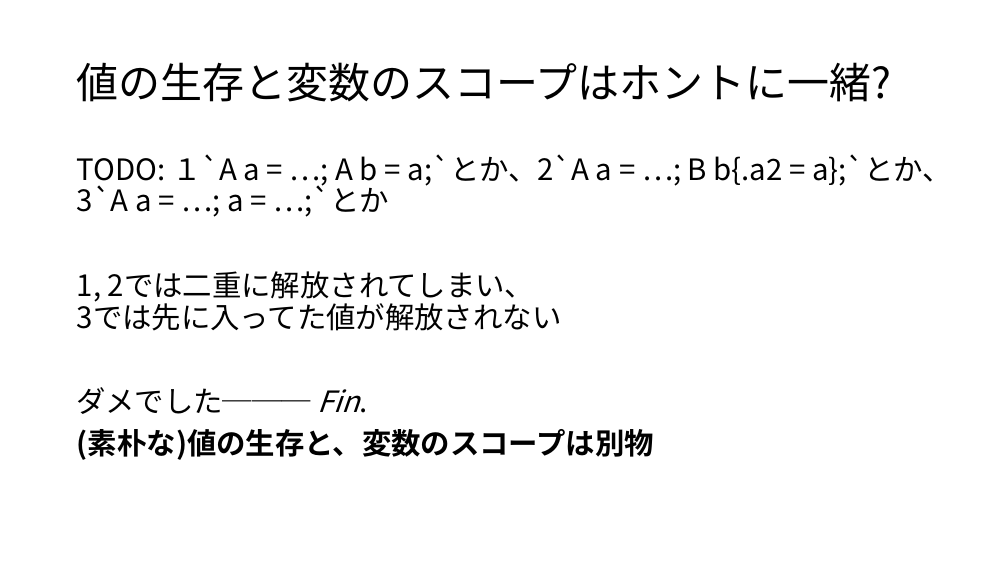
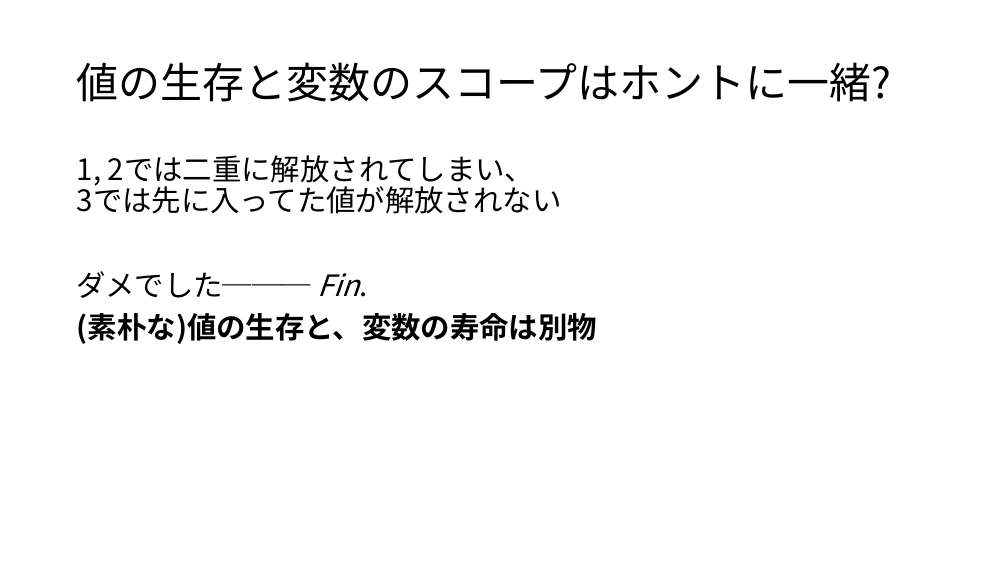
Before and after one commit to crs-kouhou/zatsu_game_engine, a slide deck: slide 19 of zatsuGE_pptx/初期化と解放.pptx (slide 15 before the commit). Drawn at 1008x567 pixels with LibreOffice and Linux fonts; fonts in the diff are those of the drawing. Boxes give left, top, right and bottom in pixels: in the first picture for what was removed or moved away, otherwise in the second. Text is boxed around its words. In the diff, an @@ line names an element or a change of style, - is before the commit and + after.

```diff
--- a/zatsuGE_pptx/初期化と解放.pptx
+++ b/zatsuGE_pptx/初期化と解放.pptx
@@ text at (x1=77, y1=154, x2=952, y2=217): paragraph removed @@
-TODO: １`A a = …; A b = a;`とか、2`A a = …; B b{.a2 = a};`とか、3`A a = …; a = …;`とか
@@ text at (x1=77, y1=313, x2=597, y2=344): text changed @@
-(素朴な)値の生存と、変数のスコープは別物
+(素朴な)値の生存と、変数の寿命は別物
```
Also in this commit, not shown: 11 other slides changed, 4 slides added, 2 other files.
